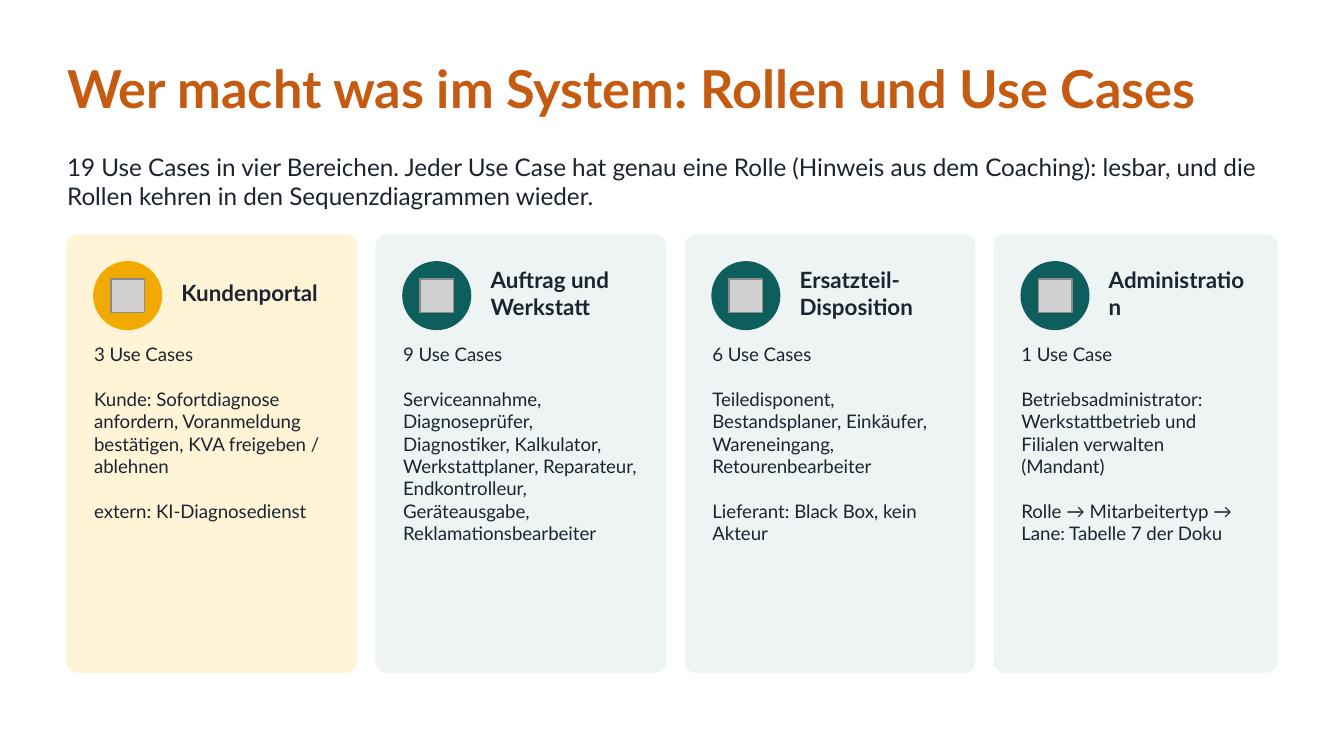
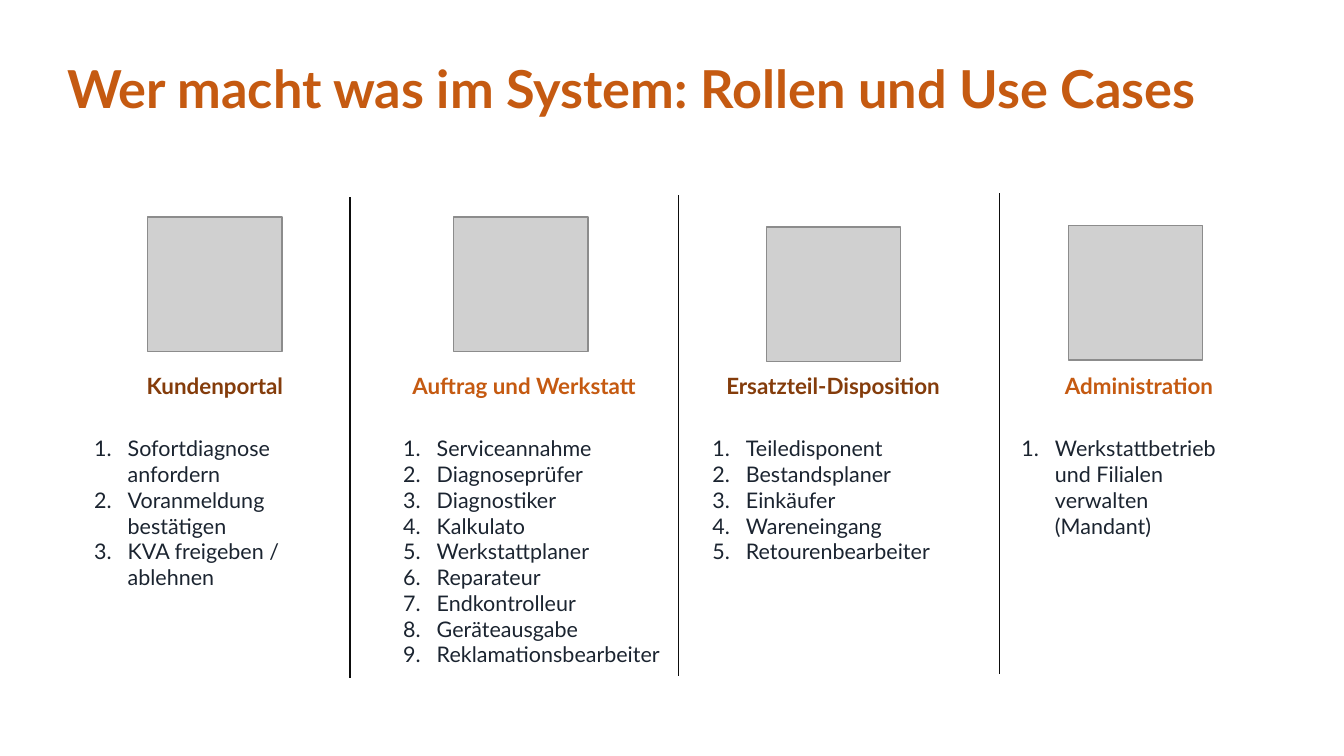
Before and after one commit to jakobschwan123-cmd/casestudy-semester-3, a slide deck: slide 12 of 4_praesentation/Abschlusspraesentation.pptx. Drawn at 1344x756 pixels with LibreOffice and Linux fonts; fonts in the diff are those of the drawing; grey boxes stand for pictures. Boxes give left, top, right and bottom in pixels: in the first picture for what was removed or moved away, otherwise in the second. Text is boxed around its words. In the diff, an @@ line names an element or a change of style, - is before the commit and + after.

```diff
--- a/4_praesentation/Abschlusspraesentation.pptx
+++ b/4_praesentation/Abschlusspraesentation.pptx
@@ text removed at [67, 157, 1255, 210] @@
-19 Use Cases in vier Bereichen. Jeder Use Case hat genau eine Rolle (Hinweis aus dem Coaching): lesbar, und die Rollen kehren in den Sequenzdiagrammen wieder.
@@ line added from (349, 198) to (349, 677), #0D0D0D 1 pt @@
@@ line added from (679, 195) to (679, 676), #0D0D0D 1 pt @@
@@ line added from (1000, 194) to (1000, 673), #0D0D0D 1 pt @@
@@ rounded rectangle removed at [67, 235, 356, 672] @@
@@ picture added at [148, 218, 282, 352] @@
@@ rounded rectangle removed at [376, 235, 665, 672] @@
@@ picture added at [454, 218, 589, 352] @@
@@ rounded rectangle removed at [685, 235, 974, 672] @@
@@ picture added at [766, 227, 900, 362] @@
@@ rounded rectangle removed at [995, 235, 1277, 672] @@
@@ picture added at [1068, 226, 1203, 360] @@
@@ ellipse removed at [94, 262, 161, 329] @@
@@ ellipse removed at [403, 262, 470, 329] @@
@@ ellipse removed at [712, 262, 780, 329] @@
@@ ellipse removed at [1021, 262, 1089, 329] @@
@@ picture removed at [110, 280, 144, 313] @@
@@ picture removed at [419, 280, 453, 313] @@
@@ picture removed at [728, 280, 762, 313] @@
@@ picture removed at [1038, 280, 1071, 313] @@
@@ text "Kundenportal": place and size @@
-text "Kundenportal" at [181, 284, 317, 305]
+text "Kundenportal" at [147, 377, 283, 398]
@@ text "Kundenportal" at [147, 377, 283, 398]: text colour #1B2430 to #843C0B; alignment left to centre @@
@@ text "Auftrag und Werkstatt": place and size @@
-text "Auftrag und Werkstatt" at [491, 271, 609, 315]
+text "Auftrag und Werkstatt" at [412, 377, 636, 398]
@@ text "Auftrag und Werkstatt" at [412, 377, 636, 398]: text colour #1B2430 to #C55A11; alignment left to centre @@
@@ text "Ersatzteil-Disposition" at [726, 377, 940, 398]: text colour #1B2430 to #843C0B; alignment left to centre @@
@@ text "Ersatzteil-Disposition": place and size @@
-text "Ersatzteil-Disposition" at [800, 271, 913, 319]
+text "Ersatzteil-Disposition" at [726, 377, 940, 398]
@@ text "Administration" at [1065, 377, 1213, 394]: text colour #1B2430 to #C55A11; alignment left to centre @@
@@ text "Administration": place and size @@
-text "Administration" at [1109, 259, 1257, 327]
+text "Administration" at [1065, 377, 1213, 394]
@@ text at [128, 440, 270, 585]: text changed; size 10 to 11.5 pt @@
-3 Use Cases
-Kunde: Sofortdiagnose anfordern, Voranmeldung bestätigen, KVA freigeben / ablehnen
-extern: KI-Diagnosedienst
+1. Sofortdiagnose anfordern
+2. Voranmeldung bestätigen
+3. KVA freigeben / ablehnen
@@ text at [437, 440, 660, 662]: text changed; size 10 to 11.5 pt @@
-9 Use Cases
-Serviceannahme, Diagnoseprüfer, Diagnostiker, Kalkulator, Werkstattplaner, Reparateur, Endkontrolleur, Geräteausgabe, Reklamationsbearbeiter
+1. Serviceannahme
+2. Diagnoseprüfer
+3. Diagnostiker
+4. Kalkulato
+5. Werkstattplaner
+6. Reparateur
+7. Endkontrolleur
+8. Geräteausgabe
+9. Reklamationsbearbeiter
@@ text at [746, 440, 930, 559]: text changed; size 10 to 11.5 pt @@
-6 Use Cases
-Teiledisponent, Bestandsplaner, Einkäufer, Wareneingang, Retourenbearbeiter
-Lieferant: Black Box, kein Akteur
+1. Teiledisponent
+2. Bestandsplaner
+3. Einkäufer
+4. Wareneingang
+5. Retourenbearbeiter
@@ text at [1055, 440, 1216, 537]: text changed; size 10 to 11.5 pt @@
-1 Use Case
-Betriebsadministrator: Werkstattbetrieb und Filialen verwalten (Mandant)
-Rolle → Mitarbeitertyp → Lane: Tabelle 7 der Doku
+1. Werkstattbetrieb und Filialen verwalten (Mandant)
```
Also in this commit, not shown: 4 other slides changed, 1 slide removed.
